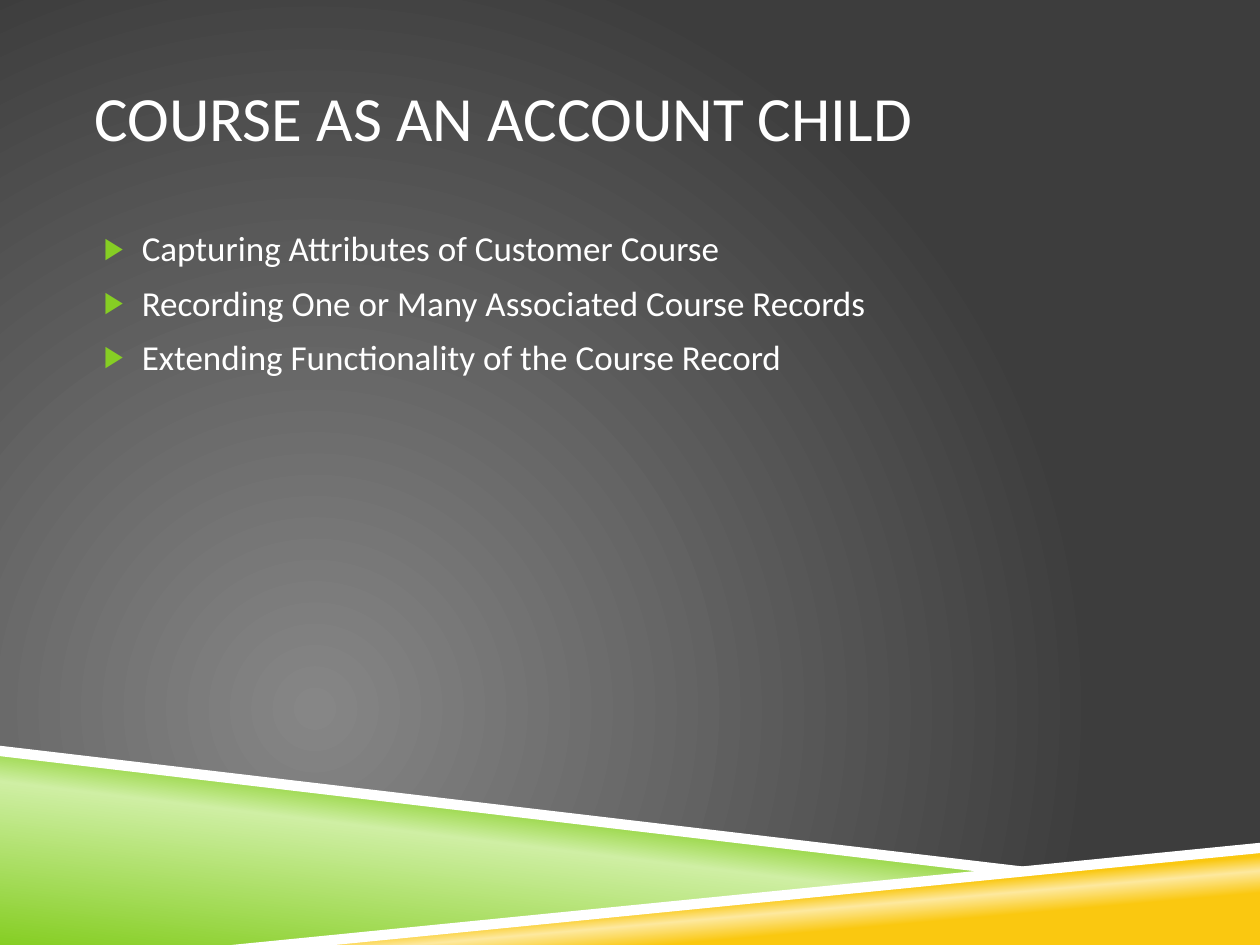
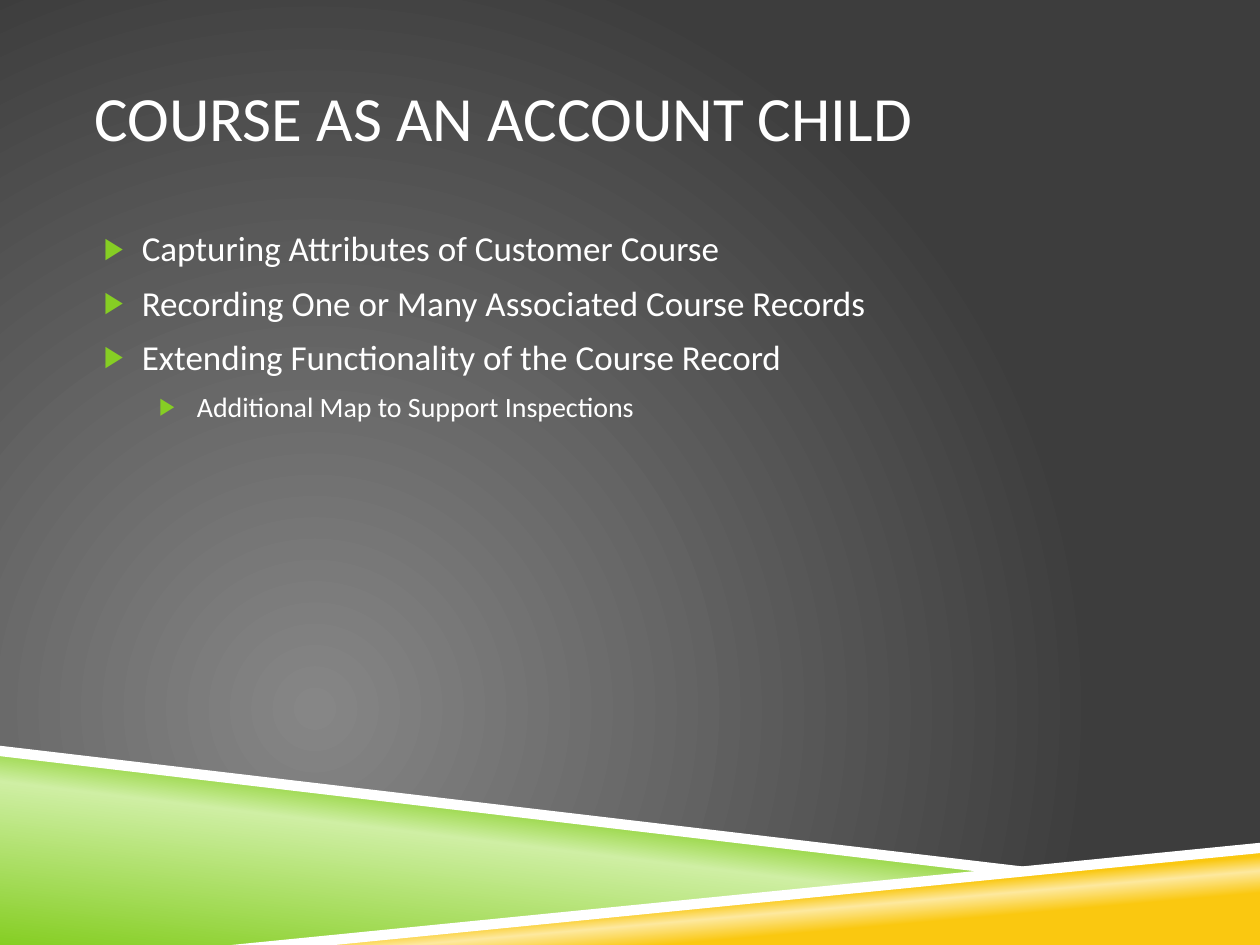
Before and after one commit to kalho13/GRUG_Presentation, a slide deck: slide 5 of SF_UserGroup_Presentation_Theme5.pptx. Drawn at 1260x945 pixels with LibreOffice and Linux fonts; fonts in the diff are those of the drawing; background and template pictures are left out. Boxes give left, top, right and bottom in pixels: in the first picture for what was removed or moved away, otherwise in the second. Text is boxed around its words. In the diff, an @@ line names an element or a change of style, - is before the commit and + after.

```diff
--- a/SF_UserGroup_Presentation_Theme5.pptx
+++ b/SF_UserGroup_Presentation_Theme5.pptx
@@ text at (197, 397, 634, 422): paragraph added @@
+  ▶ Additional Map to Support Inspections
```
Also in this commit, not shown: 1 other slide changed.
